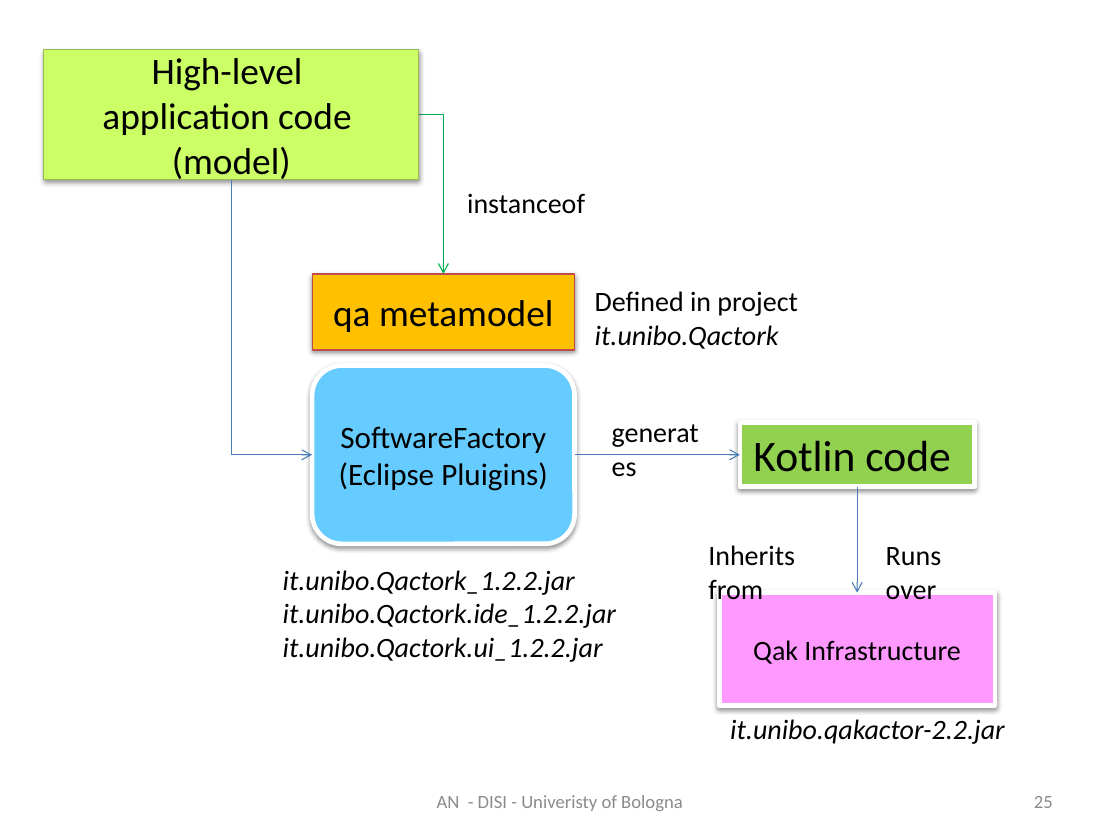
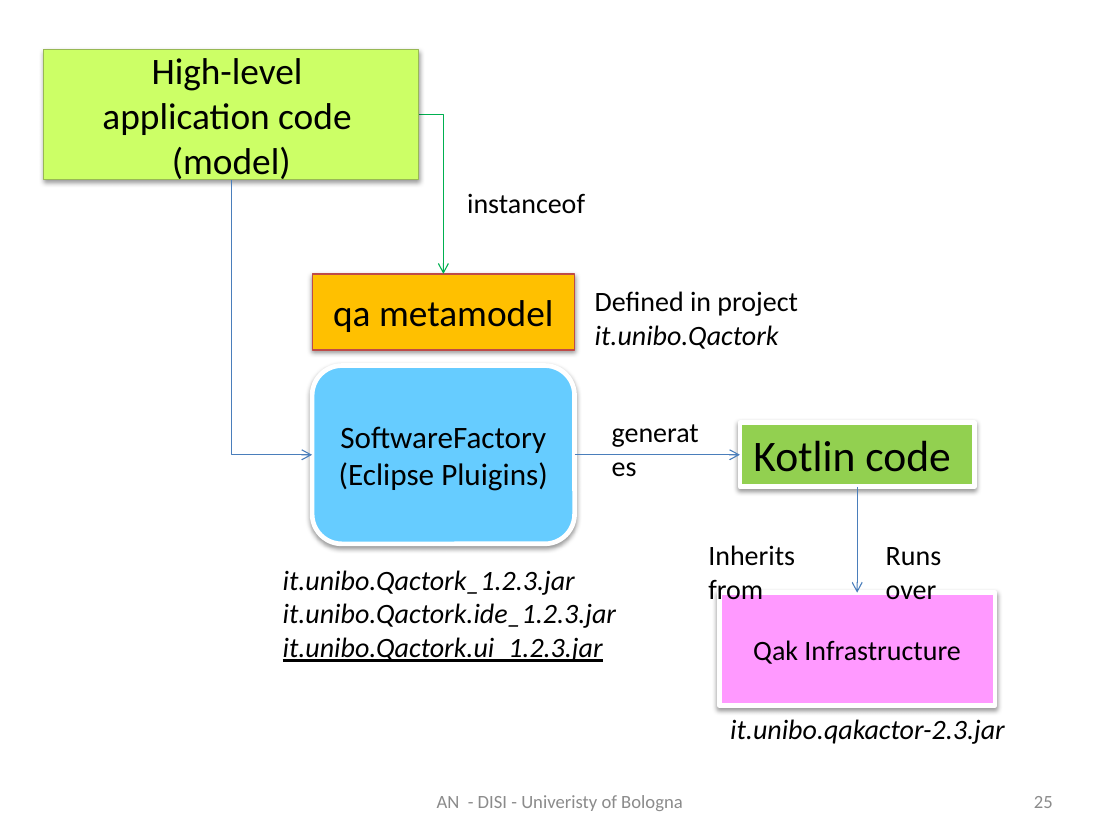
Before and after one commit to anatali/iss2020LabBo, a slide deck: slide 25 of it.unibo.issLabStart/userDocs/ISSM2020.pptx. Drawn at 1120x840 pixels with LibreOffice and Linux fonts; fonts in the diff are those of the drawing. Boxes give left, top, right and bottom in pixels: in the first picture for what was removed or moved away, otherwise in the second. Text is boxed around its words. In the diff, an @@ line names an element or a change of style, - is before the commit and + after.

```diff
--- a/it.unibo.issLabStart/userDocs/ISSM2020.pptx
+++ b/it.unibo.issLabStart/userDocs/ISSM2020.pptx
@@ text at bbox=[283, 570, 616, 662]: text changed @@
-it.unibo.Qactork_1.2.2.jar
-it.unibo.Qactork.ide_1.2.2.jar
-it.unibo.Qactork.ui_1.2.2.jar
+it.unibo.Qactork_1.2.3.jar
+it.unibo.Qactork.ide_1.2.3.jar
+it.unibo.Qactork.ui_1.2.3.jar
@@ text at bbox=[730, 719, 1004, 744]: text changed @@
-it.unibo.qakactor-2.2.jar
+it.unibo.qakactor-2.3.jar
```
Also in this commit, not shown: 3 other slides changed, 1 slide added, 49 other files.
